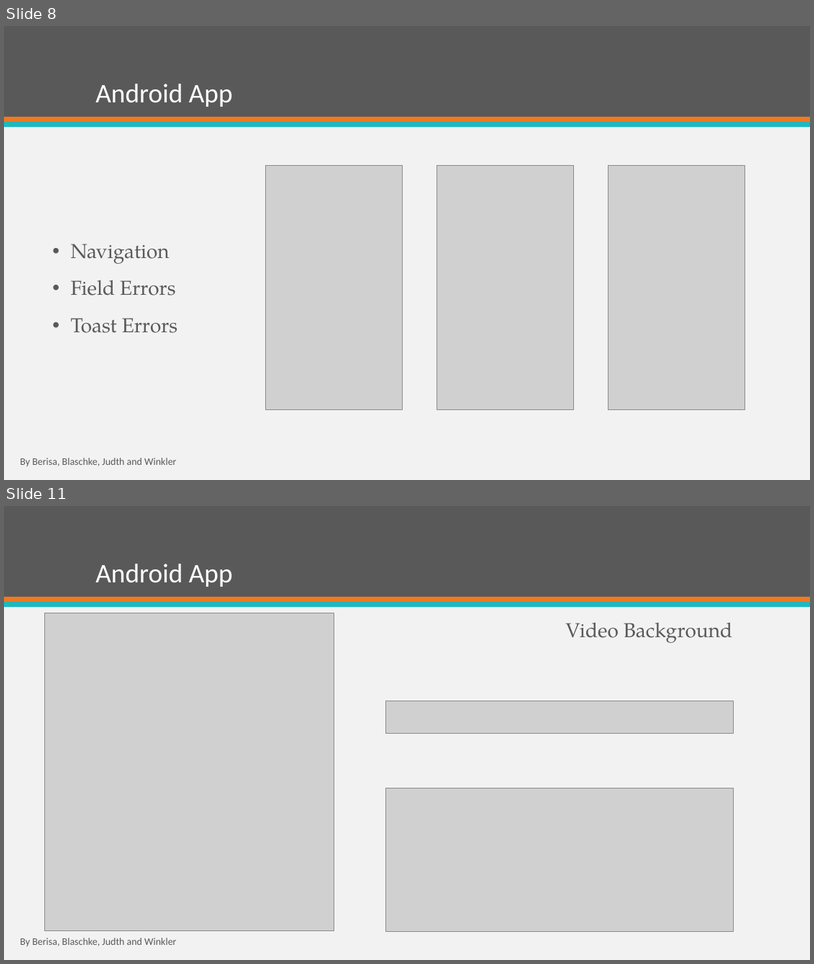
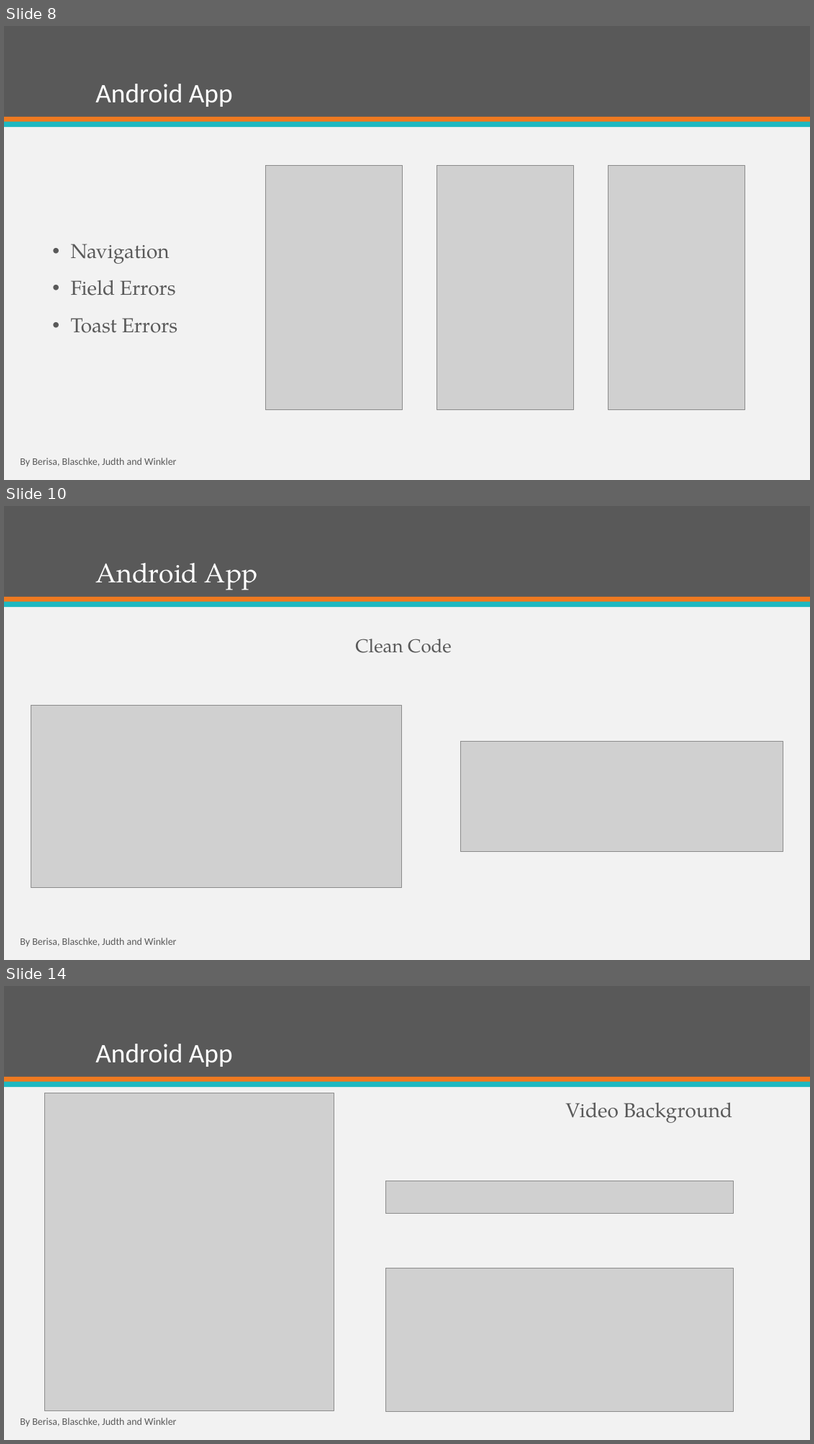
Before and after one commit to Chris6077/NeedATicket, a slide deck: Planning/presentation/NeedATicket_semester.pptx. Shown one above the other, each under a label of ours: slides 8 and 11 before the commit, slides 8, 10 and 14 after it; the slides between them are not shown. The pictures are 814x964 and 814x1444 pixels, drawn with LibreOffice and Linux fonts; fonts in the diff are those of the drawing; grey boxes stand for pictures; background and template pictures are left out. Boxes give left, top, right and bottom in pixels: in the first picture for what was removed or moved away, otherwise in the second. Text is boxed around its words. In the diff, an @@ line names an element or a change of style, - is before the commit and + after.

Commit message:
Android App Done

```diff
--- a/Planning/presentation/NeedATicket_semester.pptx
+++ b/Planning/presentation/NeedATicket_semester.pptx
@@ slide 10 added at (4,506,810,960), background #F2F2F2; not listed: 4 template elements that a slide beside it also shows @@
@@ title added at (95,563,258,590), 32 pt, text #FFFFFF @@
+Android App
@@ text added at (355,638,452,653), 22.2 pt, text #595959 @@
+Clean Code
@@ picture added at (31,705,402,888) @@
@@ picture added at (460,741,783,852) @@
@@ what was slide 11 is now slide 14 @@
```
Also in this commit, not shown: 5 slides changed, 2 other slides added.
